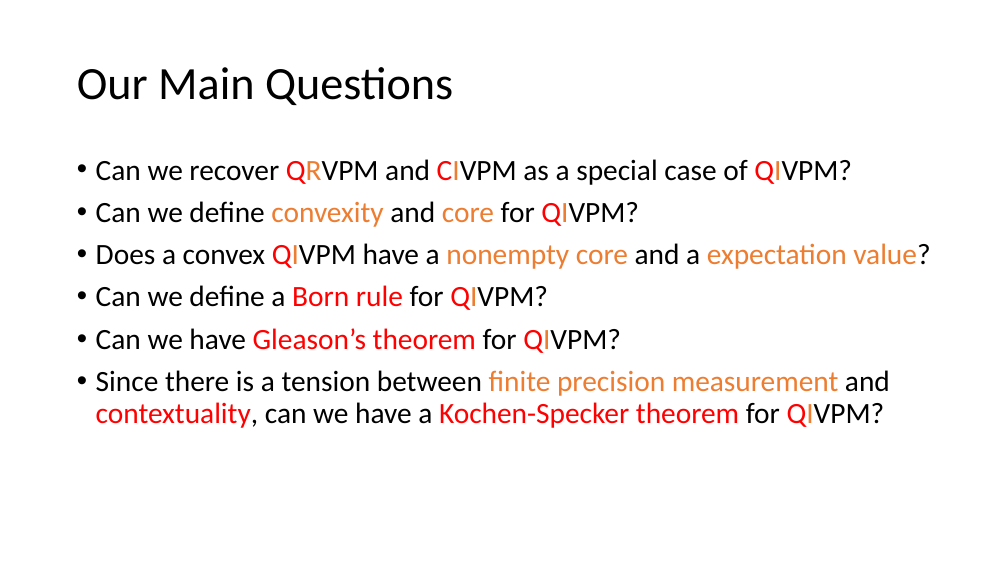
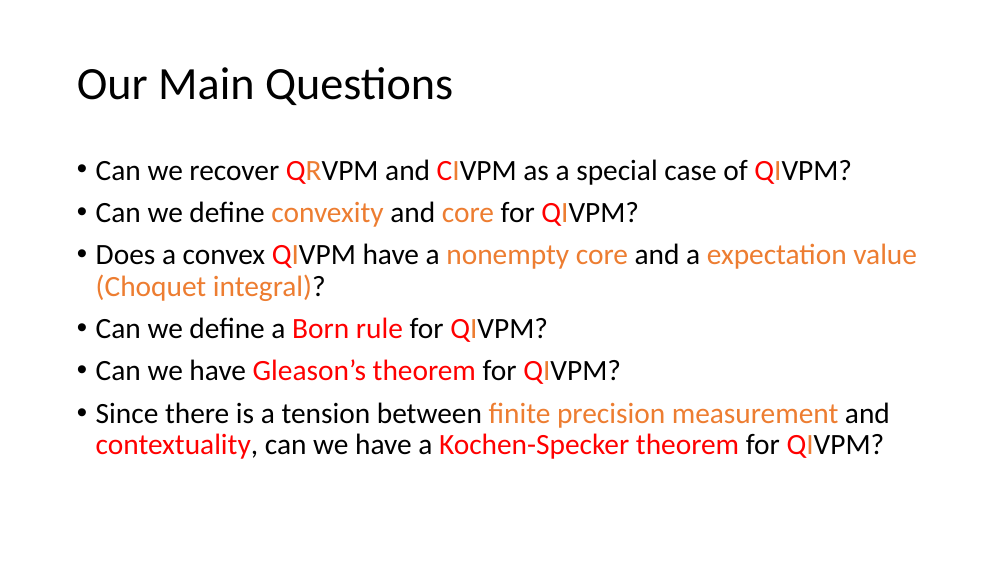
Before and after one commit to yuttai/Contextuality-and-Nonlocality-in-Discrete-Quantum-Theory, a slide deck: slide 10 of prop_letter.pptx. Drawn at 1008x567 pixels with LibreOffice and Linux fonts; fonts in the diff are those of the drawing. Boxes give left, top, right and bottom in pixels: in the first picture for what was removed or moved away, otherwise in the second. Text is boxed around its words. In the diff, an @@ line names an element or a change of style, - is before the commit and + after.

Commit message:
prop_letter.pptx "Expectation Value and Kochen-Specker Theorem" Updating...

```diff
--- a/prop_letter.pptx
+++ b/prop_letter.pptx
@@ text at (96, 243, 917, 301): text changed @@
-• Does a convex QIVPM have a nonempty core and a expectation value?
+• Does a convex QIVPM have a nonempty core and a expectation value (Choquet integral)?
```
Also in this commit, not shown: 3 other slides changed, 1 slide added, 1 slide removed.
